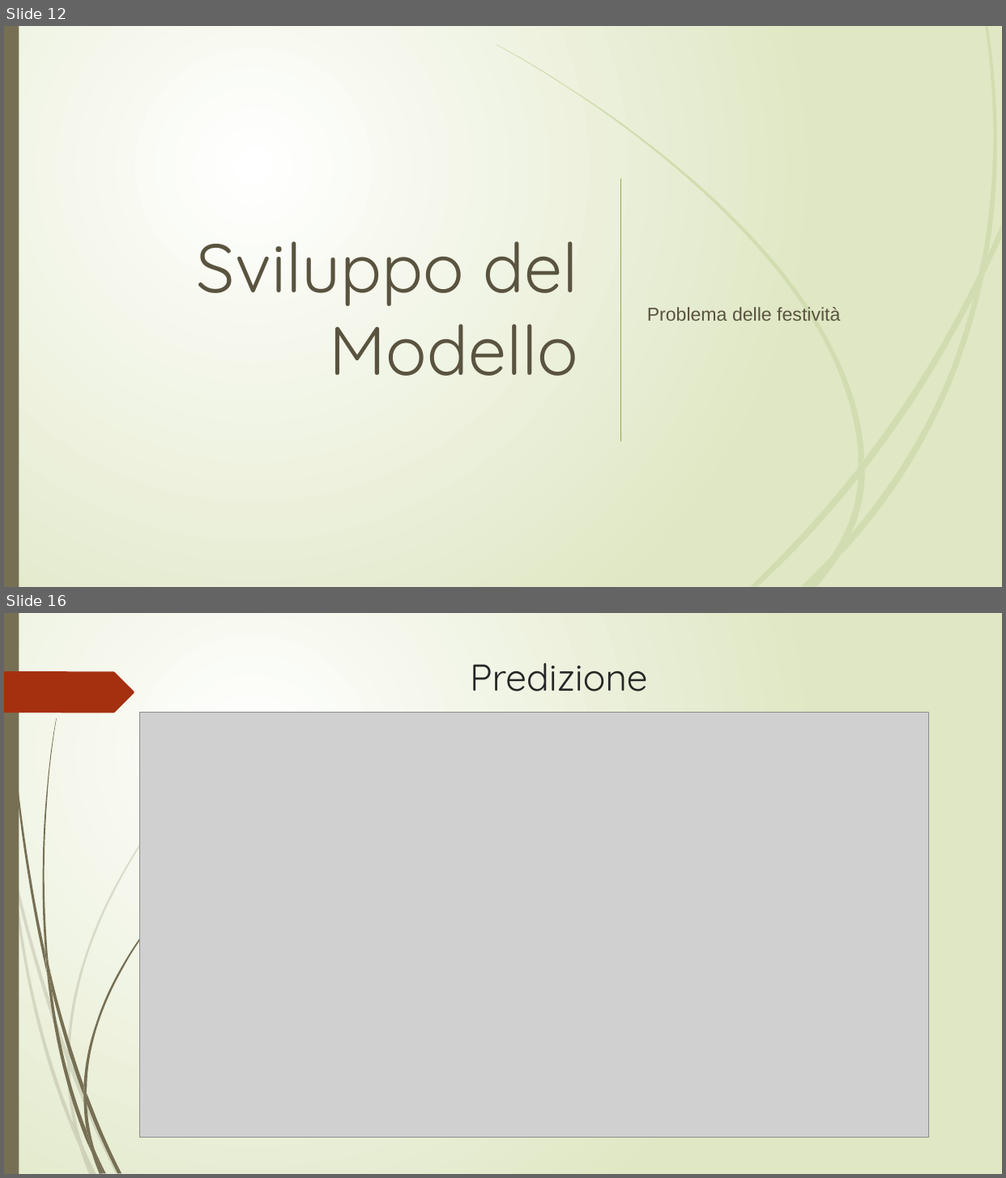
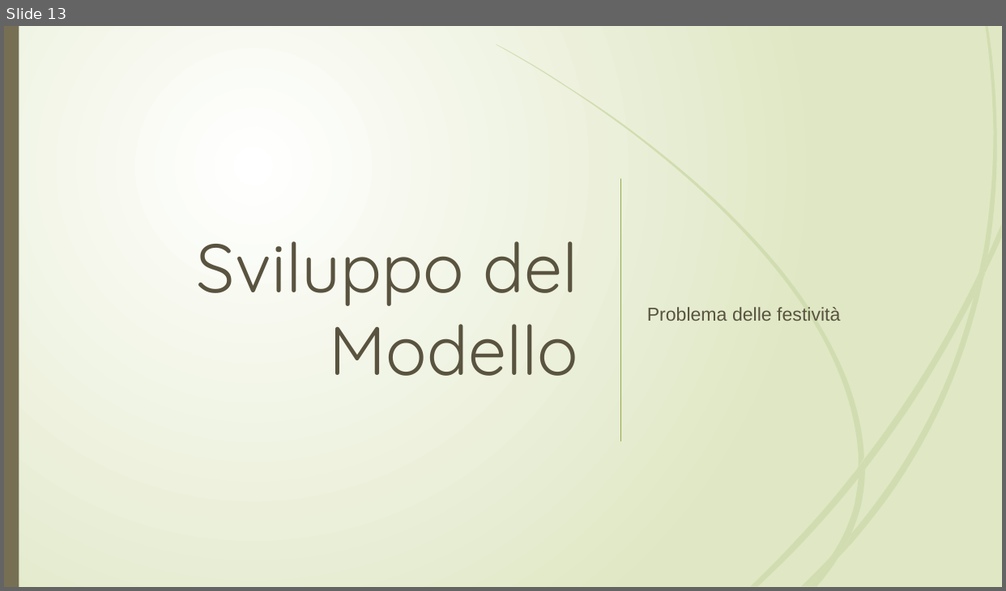
Before and after one commit to r1cky0/Italian-energy-consumption-prediction, a slide deck: presentazione_imad.pptx. Shown one above the other, each under a label of ours: slides 12 and 16 before the commit, slide 13 after it; the slides between them are not shown. The pictures are 1006x1178 and 1006x591 pixels, drawn with LibreOffice and Linux fonts; fonts in the diff are those of the drawing; grey boxes stand for pictures. Boxes give left, top, right and bottom in pixels: in the first picture for what was removed or moved away, otherwise in the second. Text is boxed around its words. In the diff, an @@ line names an element or a change of style, - is before the commit and + after.

```diff
--- a/presentazione_imad.pptx
+++ b/presentazione_imad.pptx
@@ slide 16 removed at (4,613,1002,1174), background gradient #FFFFFF to #DFE8C4; not listed: 22 template elements that a slide beside it also shows @@
@@ rectangle removed at (4,613,19,1174) @@
@@ freeform shape removed at (4,671,134,713) @@
@@ title removed at (470,663,648,692) @@
-Predizione
@@ picture removed at (139,713,929,1138) @@
@@ what was slide 12 is now slide 13 @@
```
Also in this commit, not shown: 7 slides changed, 1 slide added.
